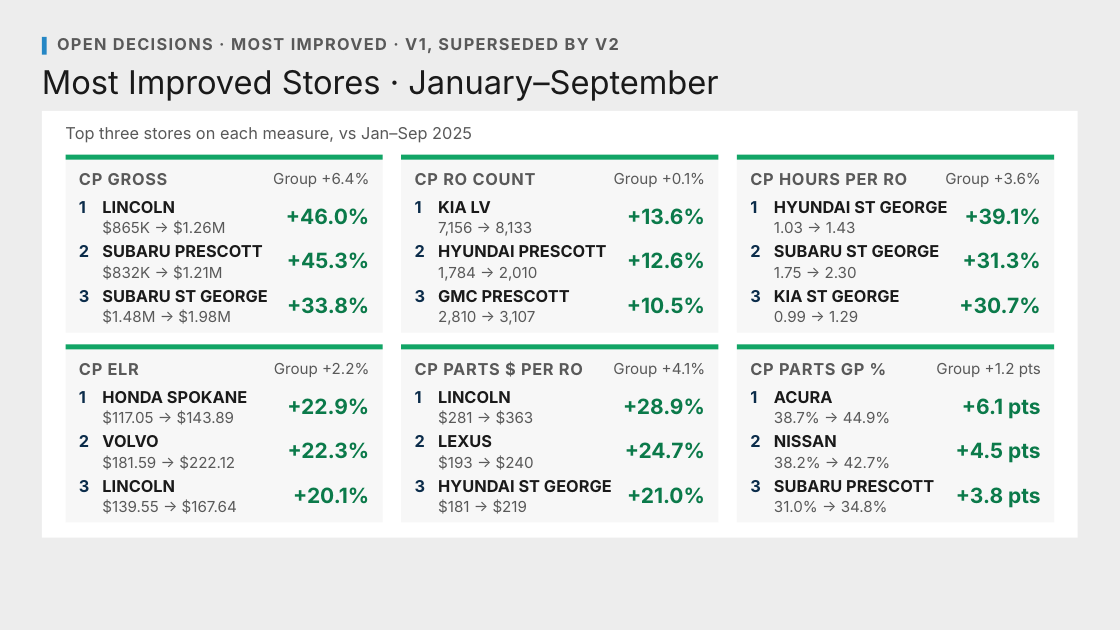
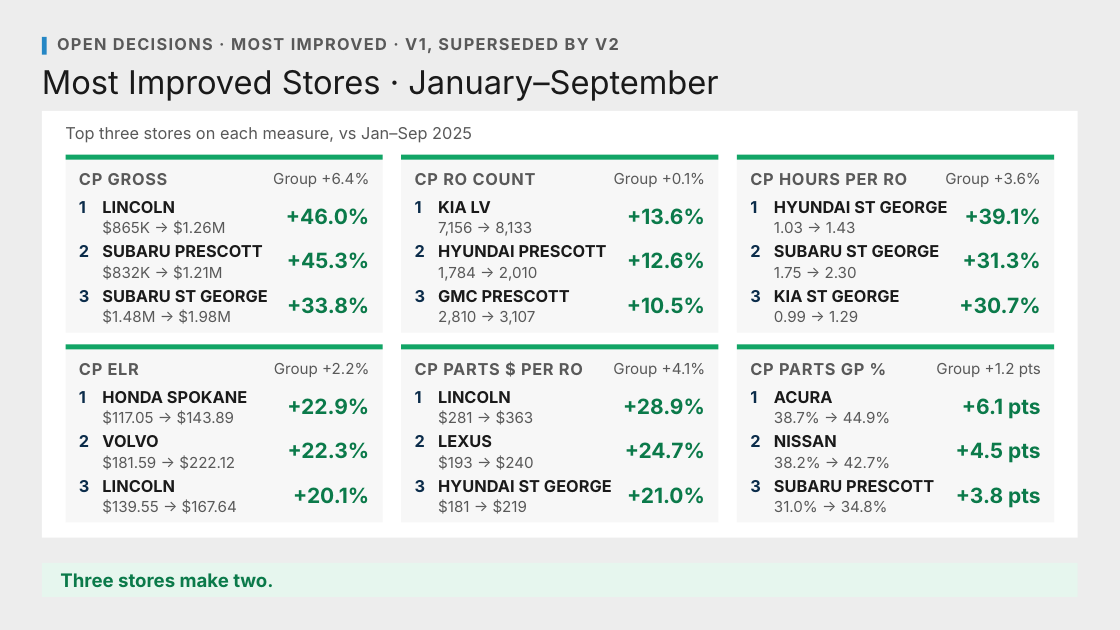
Before and after one commit to Ndresner/Noah, a slide deck: slide 194 of day2-deck/decks/Fixed Ops - Day 2 Example Test Deck.pptx. Drawn at 1120x630 pixels with LibreOffice and Linux fonts; fonts in the diff are those of the drawing. Boxes give left, top, right and bottom in pixels: in the first picture for what was removed or moved away, otherwise in the second. Text is boxed around its words. In the diff, an @@ line names an element or a change of style, - is before the commit and + after.

```diff
--- a/day2-deck/decks/Fixed Ops - Day 2 Example Test Deck.pptx
+++ b/day2-deck/decks/Fixed Ops - Day 2 Example Test Deck.pptx
@@ rectangle added at box(42, 563, 1078, 597), fill #E6F6EE @@
@@ text added at box(60, 573, 273, 587), 16 pt, text #0B7A4A, bold @@
+Three stores make two.
```
Also in this commit, not shown: 59 other slides changed, 35 other files.
